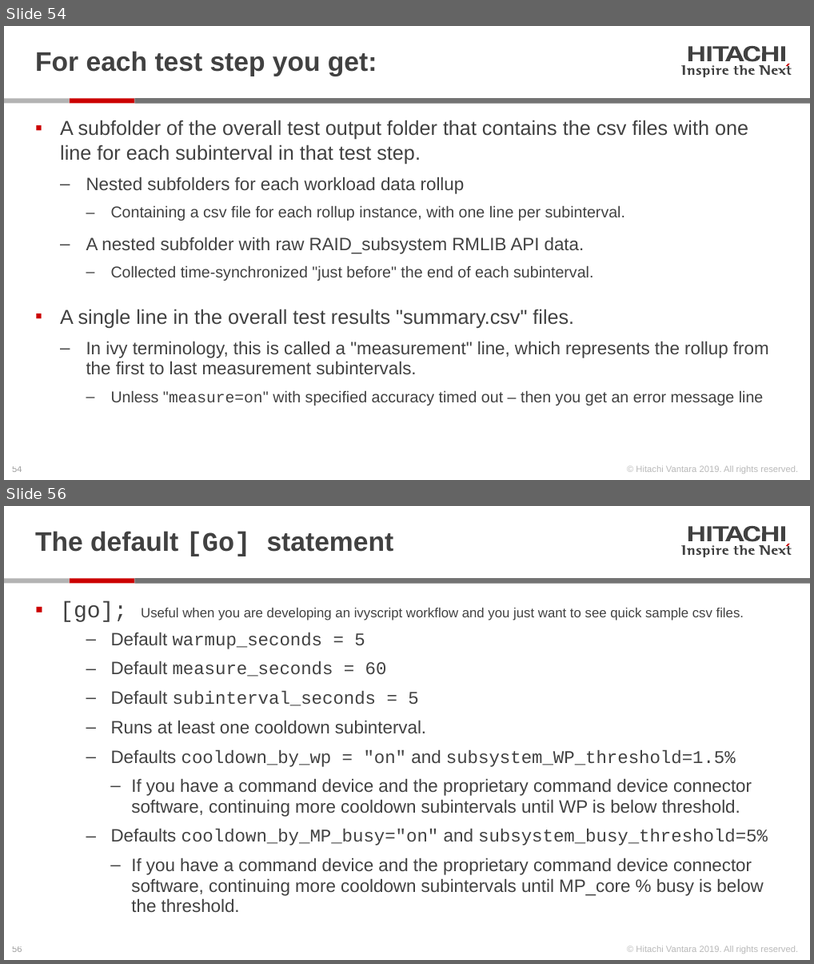
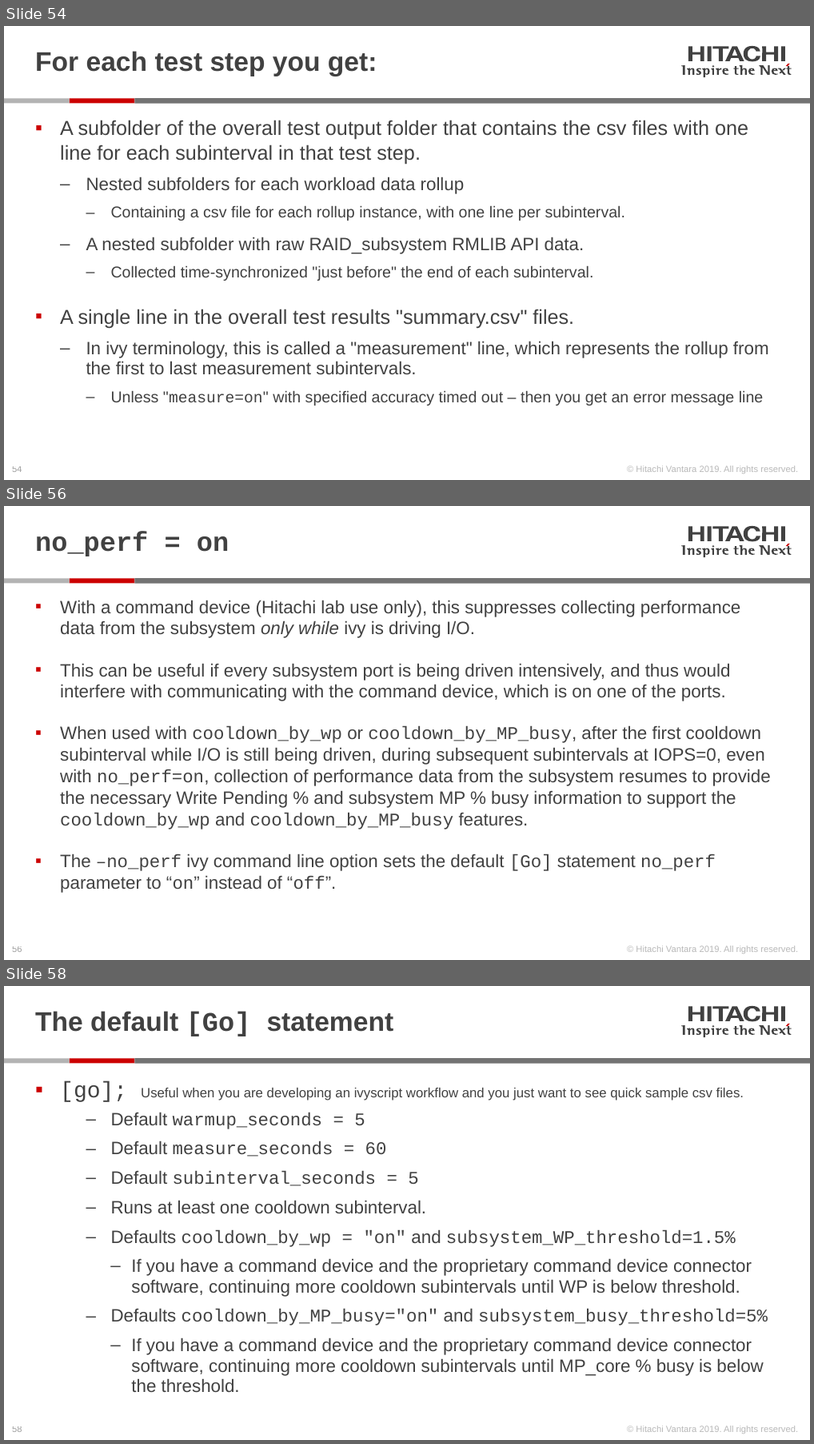
Before and after one commit to Hitachi-Data-Systems/ivy, a slide deck: doc/Programming the ivy engine.pptx. Shown one above the other, each under a label of ours: slides 54 and 56 before the commit, slides 54, 56 and 58 after it; the slides between them are not shown. The pictures are 814x964 and 814x1444 pixels, drawn with LibreOffice and Linux fonts; fonts in the diff are those of the drawing. Boxes give left, top, right and bottom in pixels: in the first picture for what was removed or moved away, otherwise in the second. Text is boxed around its words. In the diff, an @@ line names an element or a change of style, - is before the commit and + after.

Commit message:
with -no_perf, perform a t=0 perf gather and resume perf gathers during IOPS=0 cooldown.

```diff
--- a/doc/Programming the ivy engine.pptx
+++ b/doc/Programming the ivy engine.pptx
@@ slide 56 added at (x1=4, y1=506, x2=810, y2=960), background #FFFFFF; not listed: 28 template elements that a slide beside it also shows @@
@@ title added at (x1=35, y1=532, x2=229, y2=556), 24 pt, text #414141, bold @@
+no_perf = on
@@ text added at (x1=60, y1=600, x2=771, y2=892), 16 pt, text #414141 @@
+▪ With a command device (Hitachi lab use only), this suppresses collecting performance data from the subsystem only while ivy is driving I/O.
+▪ This can be useful if every subsystem port is being driven intensively, and thus would interfere with communicating with the command device, which is on one of the ports.
+▪ When used with cooldown_by_wp or cooldown_by_MP_busy, after the first cooldown subinterval while I/O is still being driven, during subsequent subintervals at IOPS=0, even with no_perf=on, collection of performance data from the subsystem resumes to provide the necessary Write Pending % and subsystem MP % busy information to support the cooldown_by_wp and cooldown_by_MP_busy features.
+▪ The –no_perf ivy command line option sets the default [Go] statement no_perf parameter to “on” instead of “off”.
@@ what was slide 56 is now slide 58 @@
```
Also in this commit, not shown: 3 slides changed, 1 other slide added, 22 other files.
